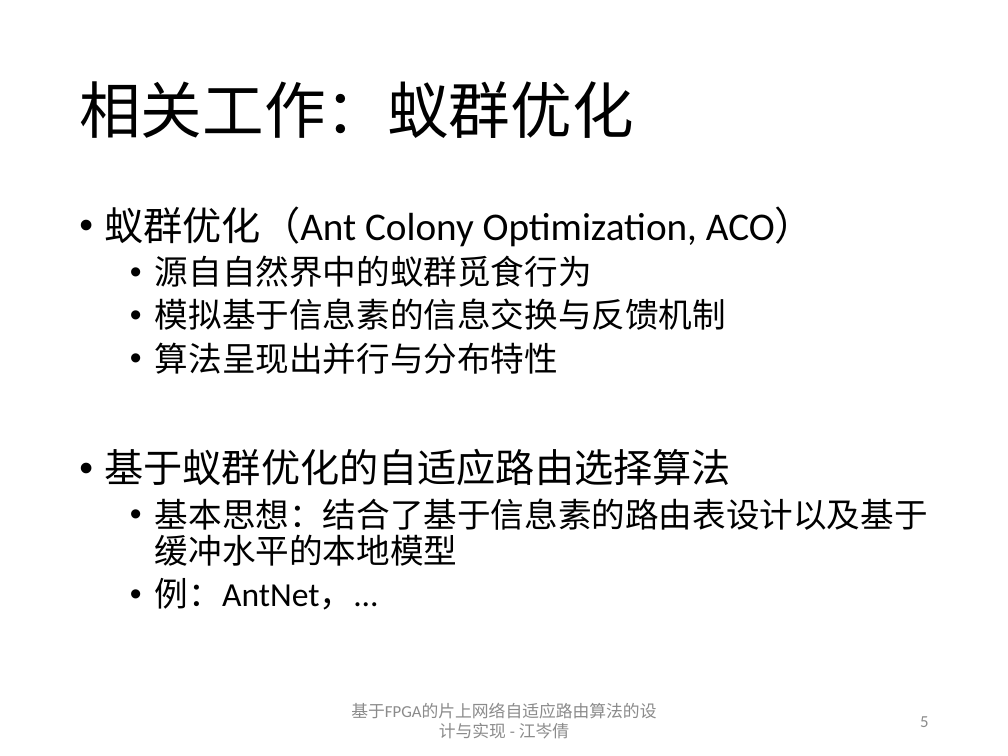
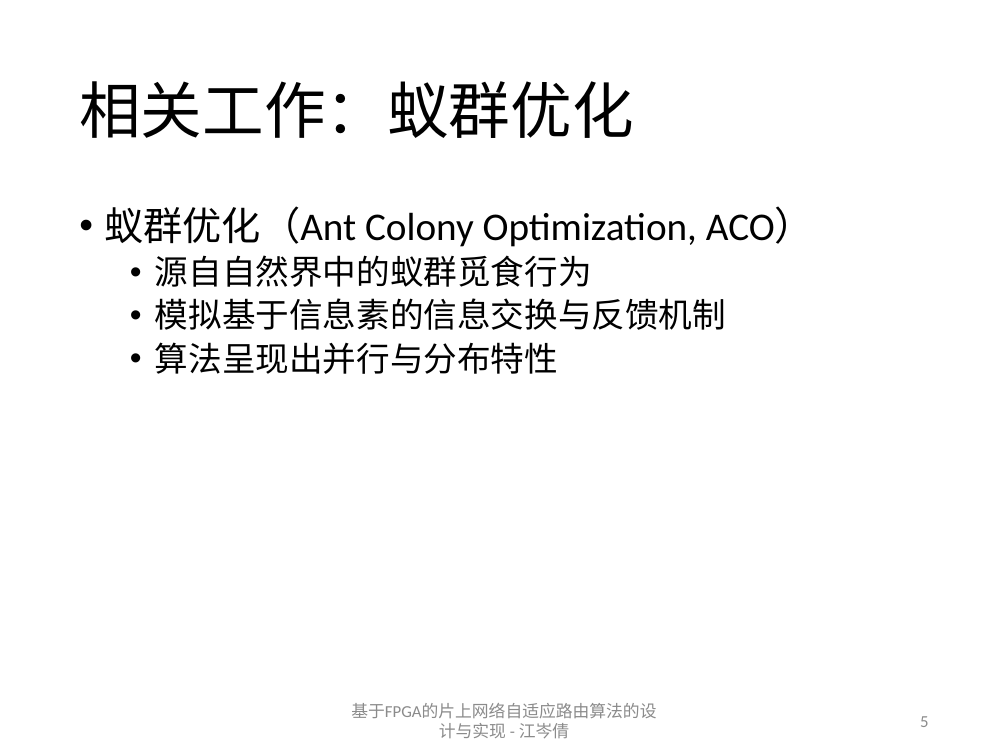
Before and after one commit to xixizai/gh01-Graduation, a slide deck: slide 5 of doc/答辩/基于FPGA的片上网络自适应路由算法的设计与实现.pptx. Drawn at 1008x756 pixels with LibreOffice and Linux fonts; fonts in the diff are those of the drawing. Boxes give left, top, right and bottom in pixels: in the first picture for what was removed or moved away, otherwise in the second. Text is boxed around its words. In the diff, an @@ line names an element or a change of style, - is before the commit and + after.

```diff
--- a/doc/答辩/基于FPGA的片上网络自适应路由算法的设计与实现.pptx
+++ b/doc/答辩/基于FPGA的片上网络自适应路由算法的设计与实现.pptx
@@ text at (x1=105, y1=449, x2=928, y2=610): paragraphs removed @@
-• 基于蚁群优化的自适应路由选择算法
-  • 基本思想：结合了基于信息素的路由表设计以及基于缓冲水平的本地模型
-  • 例：AntNet，...
```
Also in this commit, not shown: 1 slide added.
